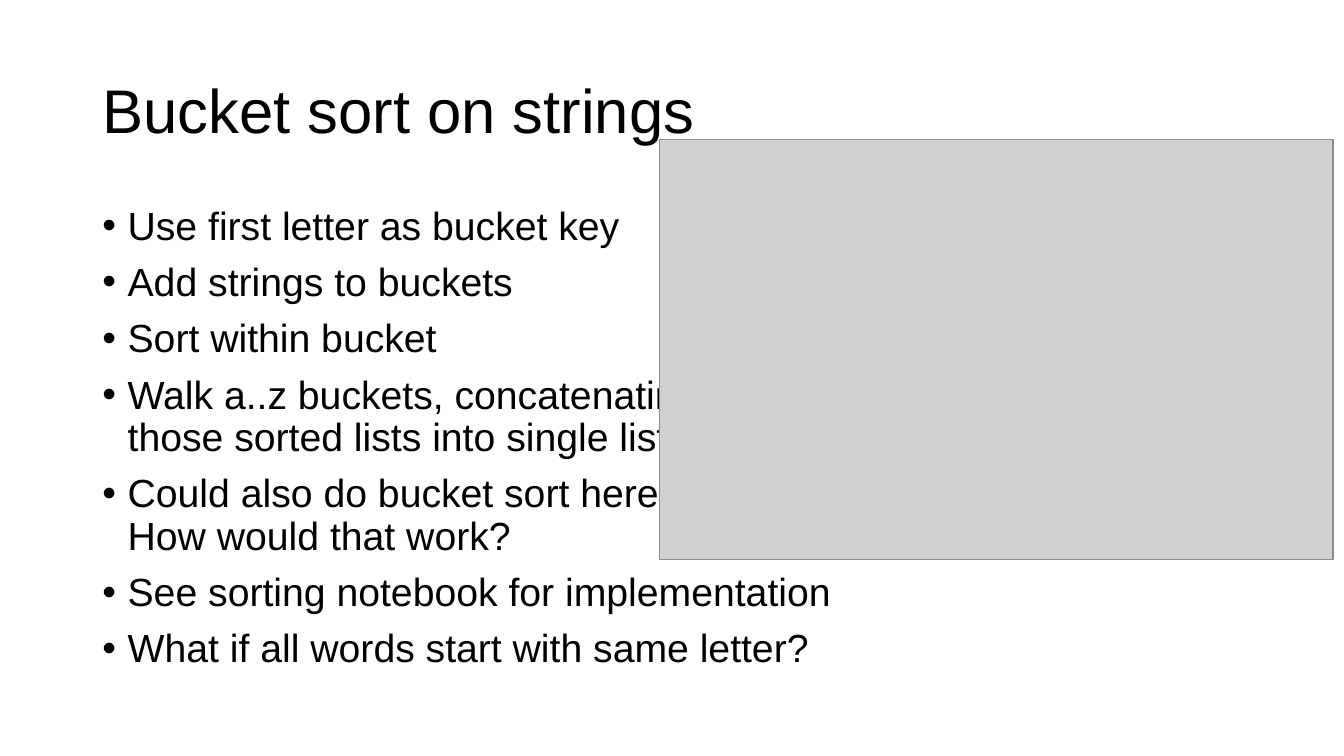
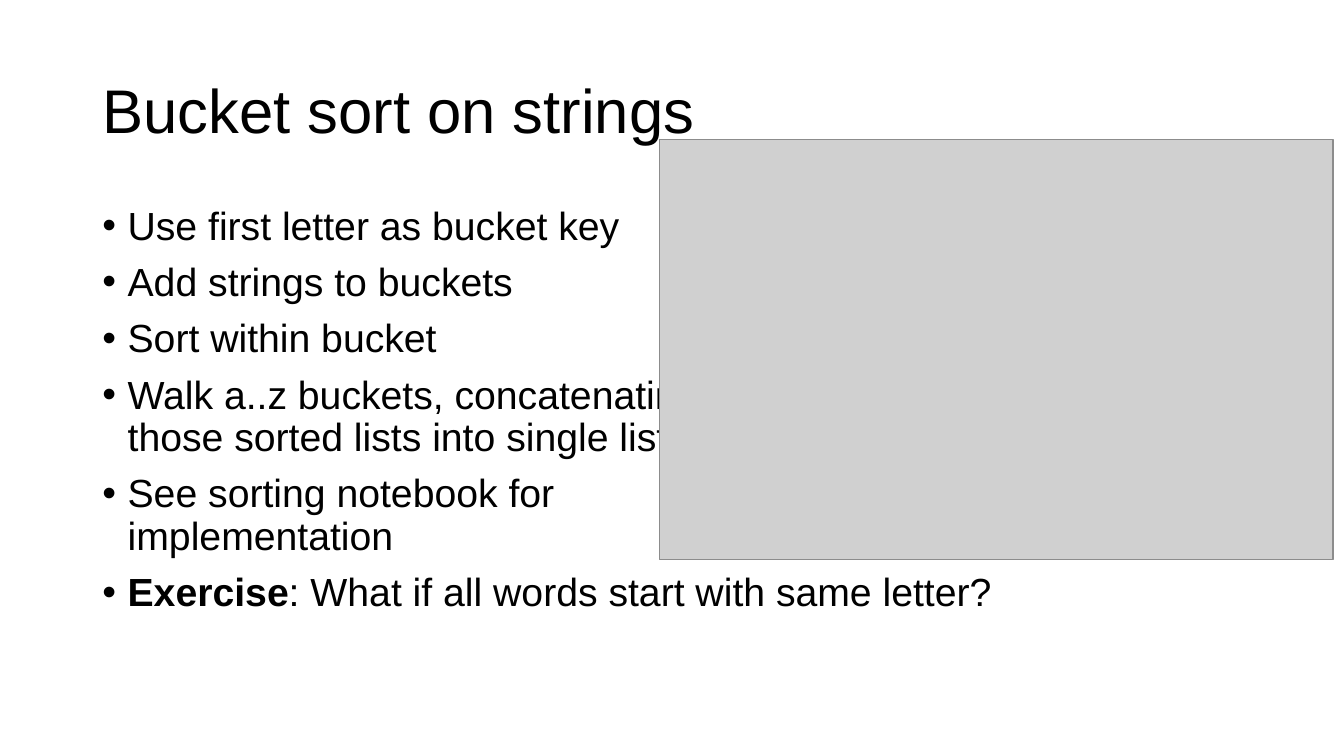
Before and after one commit to parrt/msds689, a slide deck: slide 15 of notes/sorting.pptx. Drawn at 1344x756 pixels with LibreOffice and Linux fonts; fonts in the diff are those of the drawing; grey boxes stand for pictures; background and template pictures are left out. Boxes give left, top, right and bottom in pixels: in the first picture for what was removed or moved away, otherwise in the second. Text is boxed around its words. In the diff, an @@ line names an element or a change of style, - is before the commit and + after.

```diff
--- a/notes/sorting.pptx
+++ b/notes/sorting.pptx
@@ text at box(128, 478, 658, 551): paragraph removed @@
-• Could also do bucket sort here
-  How would that work?
@@ text at box(128, 577, 992, 607): text changed @@
-• What if all words start with same letter?
+• Exercise: What if all words start with same letter?
```
Also in this commit, not shown: 7 other slides changed, 5 other files.
